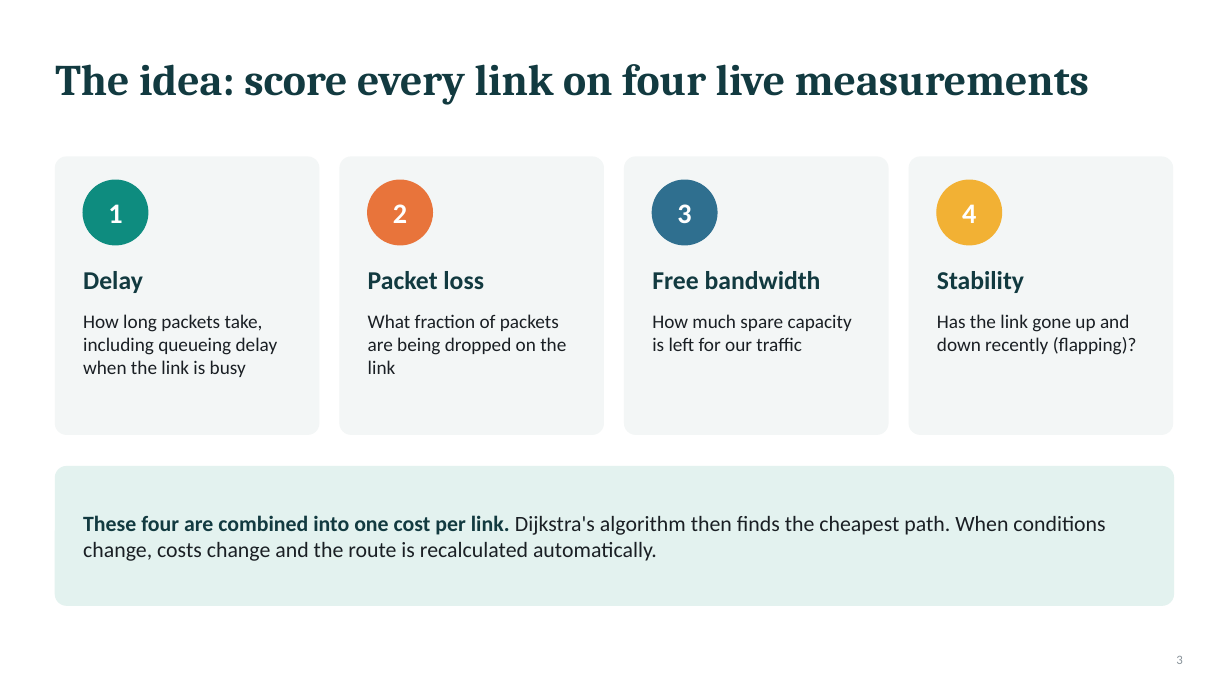
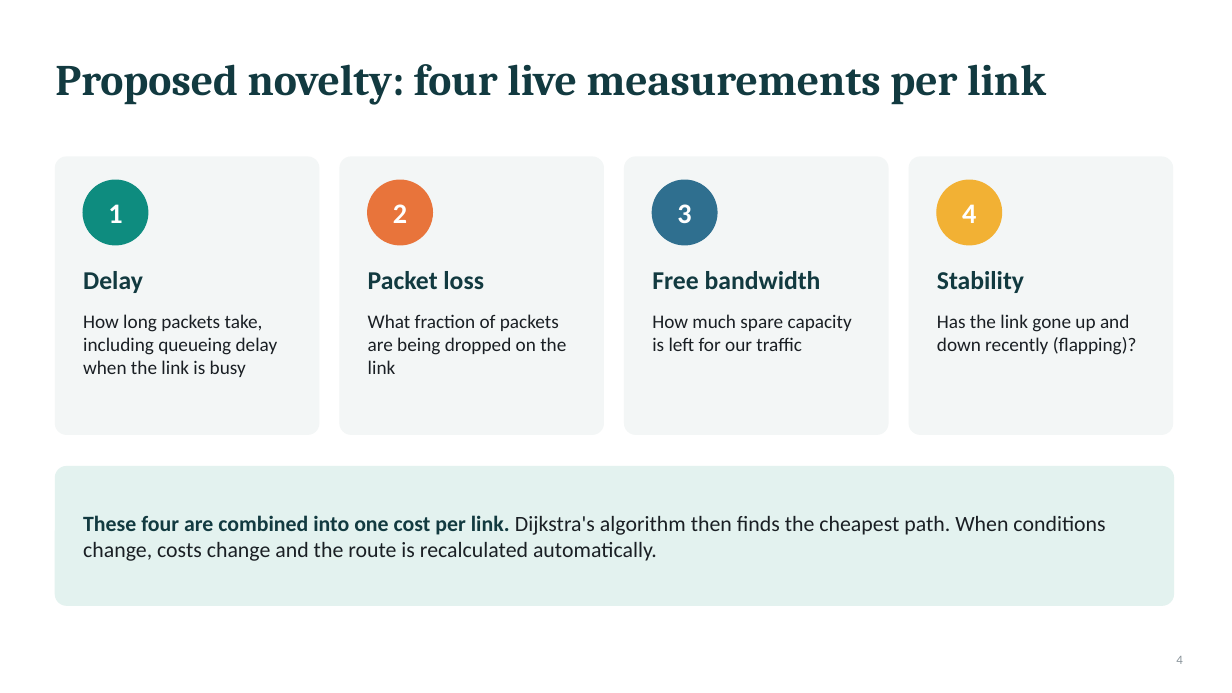
Before and after one commit to nehadamani0909/F2_Team18, a slide deck: slide 4 of submission/F2_Team18_PPT.pptx (slide 3 before the commit). Drawn at 1232x693 pixels with LibreOffice and Linux fonts; fonts in the diff are those of the drawing. Boxes give left, top, right and bottom in pixels: in the first picture for what was removed or moved away, otherwise in the second. Text is boxed around its words. In the diff, an @@ line names an element or a change of style, - is before the commit and + after.

```diff
--- a/submission/F2_Team18_PPT.pptx
+++ b/submission/F2_Team18_PPT.pptx
@@ title at [55,64,1046,105]: text changed @@
-The idea: score every link on four live measurements
+Proposed novelty: four live measurements per link
@@ page number at [1176,656,1182,664]: text changed @@
-3
+4
```
Also in this commit, not shown: 11 other slides changed, 4 slides added, 2 other files.
